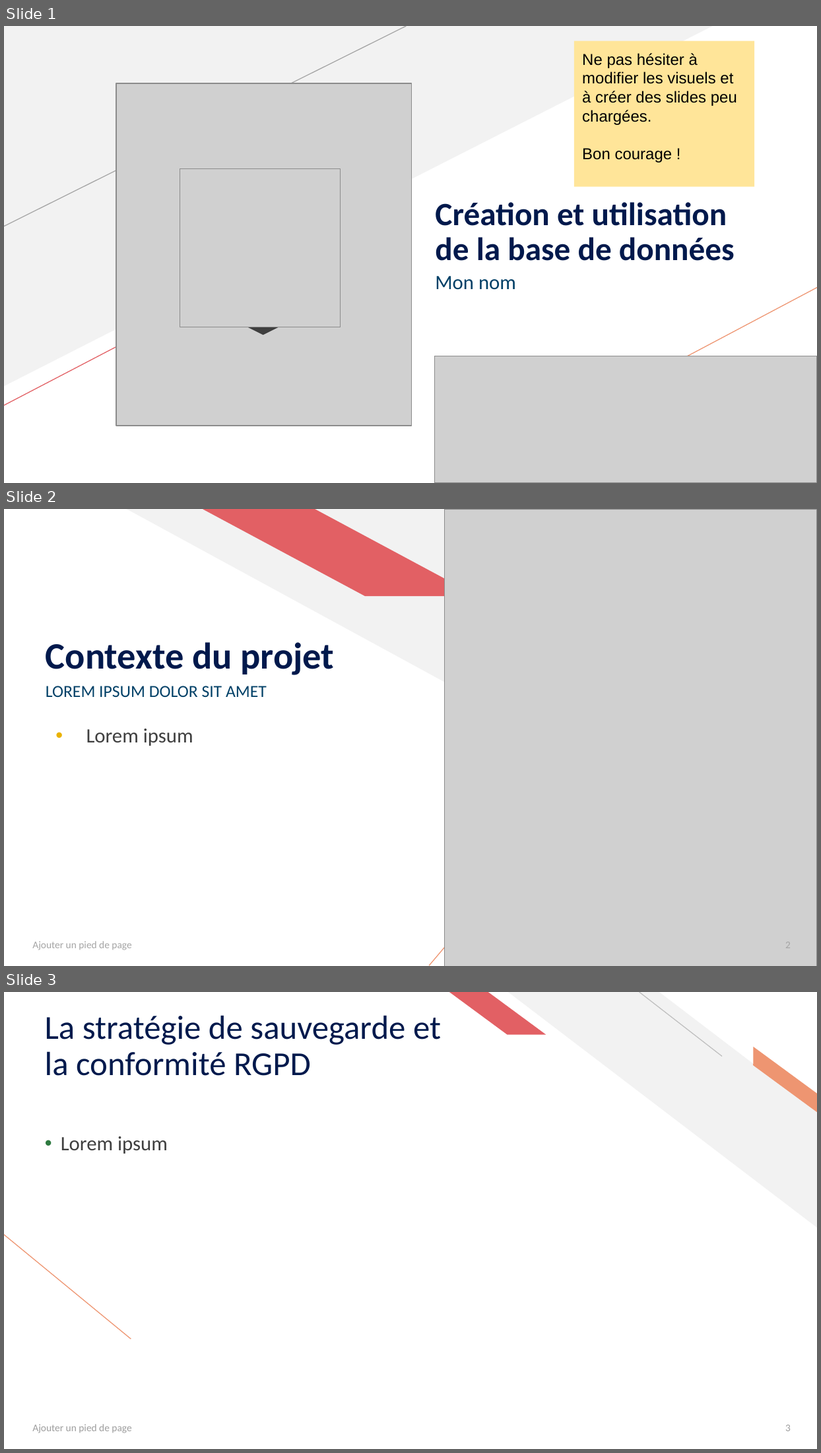
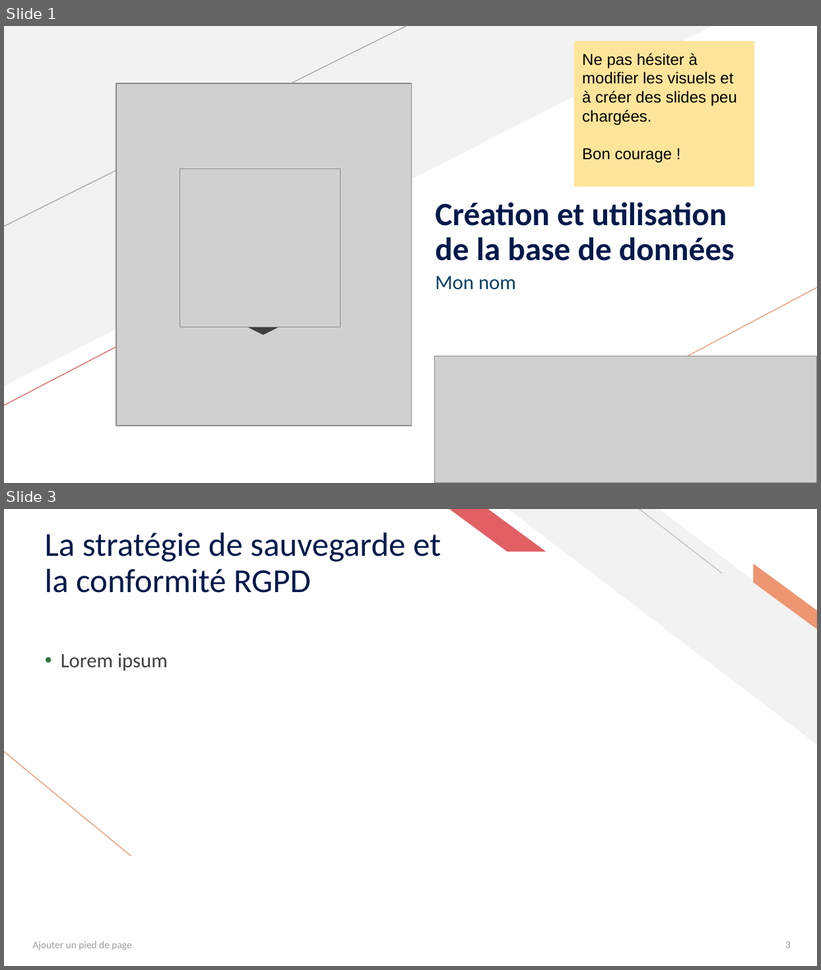
Before and after one commit to ziedbelhocine/Cours-OC, a slide deck: Data_Analyst/Projet_5/Présentation_P5+DA.pptx. Shown one above the other, each under a label of ours: slides 1, 2 and 3 before the commit, slides 1 and 3 after it; the slides between them are not shown. The pictures are 821x1453 and 821x970 pixels, drawn with LibreOffice and Linux fonts; fonts in the diff are those of the drawing; grey boxes stand for pictures. Boxes give left, top, right and bottom in pixels: in the first picture for what was removed or moved away, otherwise in the second. Text is boxed around its words. In the diff, an @@ line names an element or a change of style, - is before the commit and + after.

Commit message:
MAJ 11/02/26 relecture projet 4 et avancée projet 5

```diff
--- a/Data_Analyst/Projet_5/Présentation_P5+DA.pptx
+++ b/Data_Analyst/Projet_5/Présentation_P5+DA.pptx
@@ slide 2 removed at (4,509,817,966), background #FFFFFF @@
@@ right triangle removed at (127,509,817,885) @@
@@ parallelogram removed at (203,509,477,596) @@
@@ picture removed at (445,509,817,966) @@
@@ title removed at (46,642,335,675) @@
-Contexte du projet
@@ text removed at (46,686,267,698) @@
-LOREM IPSUM DOLOR SIT AMET
@@ text removed at (86,729,193,746) @@
-• Lorem ipsum
@@ line removed from (429, 966) to (531, 846) @@
@@ text removed at (32,941,131,951) @@
-Ajouter un pied de page
@@ page number removed at (785,942,791,949) @@
-2
```
Also in this commit, not shown: 1 slide added, 11 other files.
